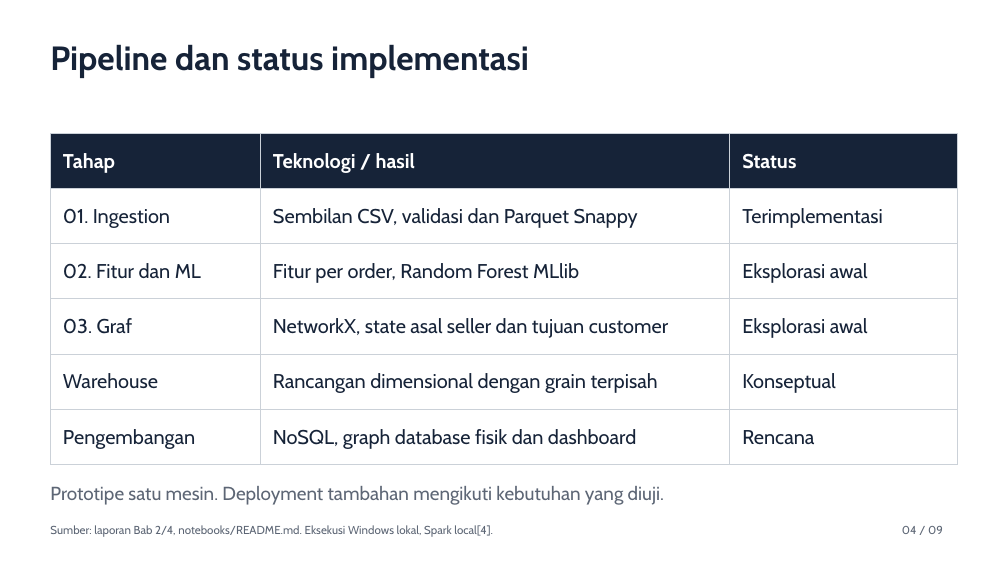
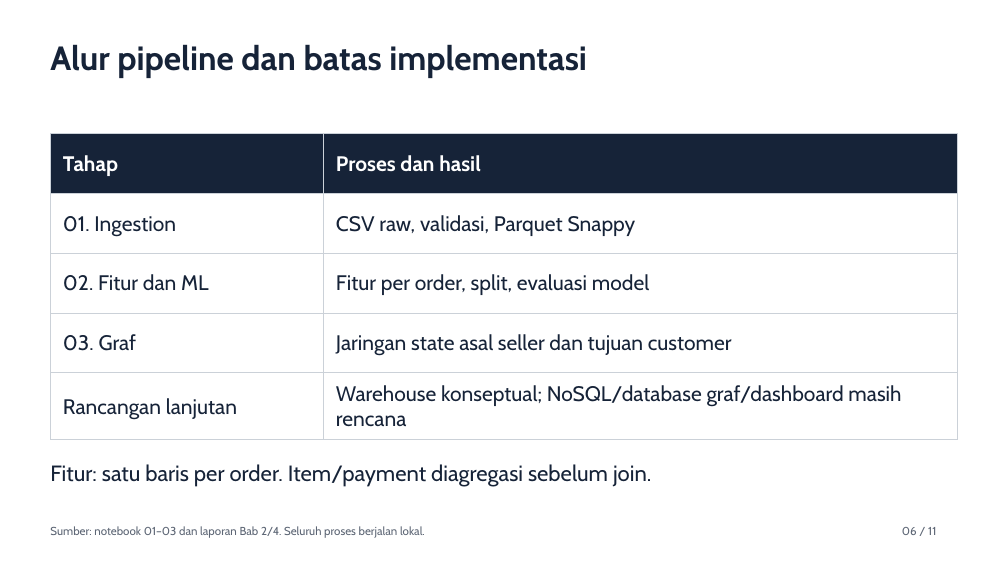
Before and after one commit to yanlis-lase-SSG7/2611-bigDataAnalitycs-assignment1, a slide deck: slide 6 of presentations/Assignment_I_Olist_2702751284.pptx (slide 4 before the commit). Drawn at 1008x567 pixels with LibreOffice and Linux fonts; fonts in the diff are those of the drawing. Boxes give left, top, right and bottom in pixels: in the first picture for what was removed or moved away, otherwise in the second. Text is boxed around its words. In the diff, an @@ line names an element or a change of style, - is before the commit and + after.

```diff
--- a/presentations/Assignment_I_Olist_2702751284.pptx
+++ b/presentations/Assignment_I_Olist_2702751284.pptx
@@ text at (50,44,587,78): text changed @@
-Pipeline dan status implementasi
+Alur pipeline dan batas implementasi
@@ table at (51,133,958,433) @@
-Tahap | Teknologi / hasil | Status
-01. Ingestion | Sembilan CSV, validasi dan Parquet Snappy | Terimplementasi
-02. Fitur dan ML | Fitur per order, Random Forest MLlib | Eksplorasi awal
-03. Graf | NetworkX, state asal seller dan tujuan customer | Eksplorasi awal
-Warehouse | Rancangan dimensional dengan grain terpisah | Konseptual
-Pengembangan | NoSQL, graph database fisik dan dashboard | Rencana
+Tahap | Proses dan hasil
+01. Ingestion | CSV raw, validasi, Parquet Snappy
+02. Fitur dan ML | Fitur per order, split, evaluasi model
+03. Graf | Jaringan state asal seller dan tujuan customer
+Rancangan lanjutan | Warehouse konseptual; NoSQL/database graf/dashboard masih rencana
@@ text added at (50,464,651,487), 21 pt, text #162338 @@
+Fitur: satu baris per order. Item/payment diagregasi sebelum join.
@@ text removed at (50,486,664,505) @@
-Prototipe satu mesin. Deployment tambahan mengikuti kebutuhan yang diuji.
@@ text at (50,526,425,538): text changed @@
-Sumber: laporan Bab 2/4, notebooks/README.md. Eksekusi Windows lokal, Spark local[4].
+Sumber: notebook 01–03 dan laporan Bab 2/4. Seluruh proses berjalan lokal.
@@ text at (902,527,936,535): text changed @@
-04 / 09
+06 / 11
```
Also in this commit, not shown: 4 other slides changed, 6 slides added, 4 slides removed, 4 other files.
